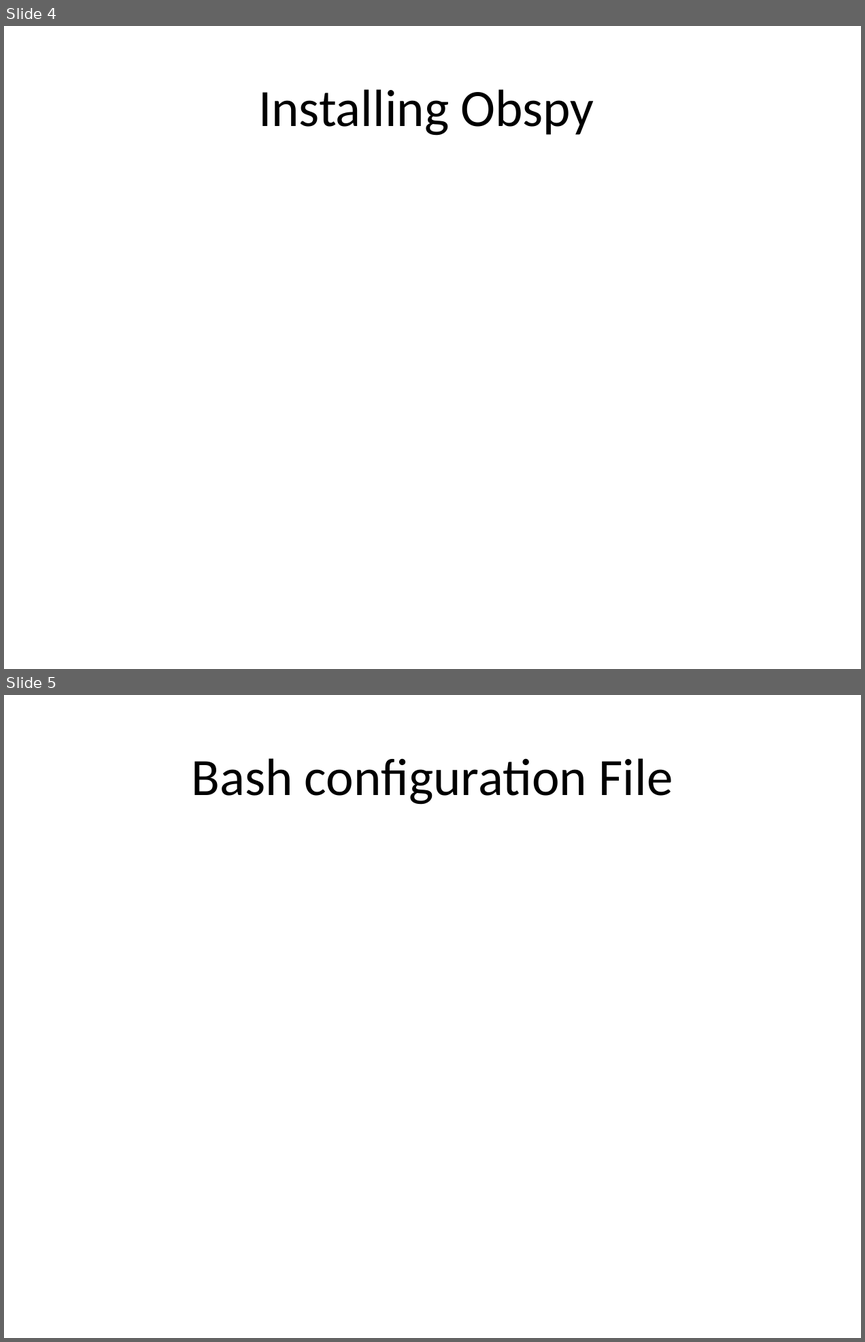
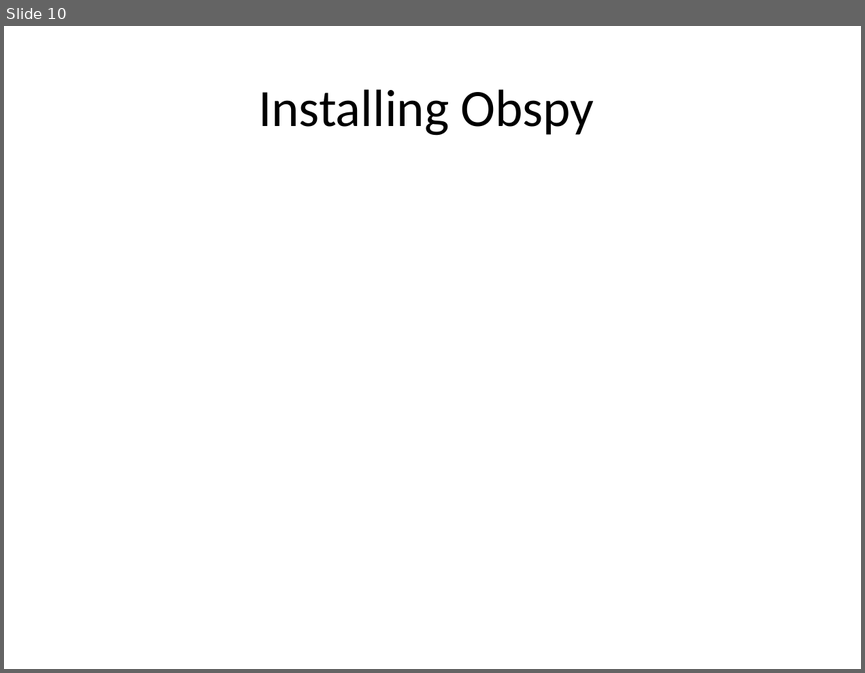
Before and after one commit to lkloh/USArray, a slide deck: InstallingCommonPrograms/InstallingCommonPrograms.pptx. Shown one above the other, each under a label of ours: slides 4 and 5 before the commit, slide 10 after it. The pictures are 865x1342 and 865x673 pixels, drawn with LibreOffice and Linux fonts; fonts in the diff are those of the drawing. Boxes give left, top, right and bottom in pixels: in the first picture for what was removed or moved away, otherwise in the second. Text is boxed around its words. In the diff, an @@ line names an element or a change of style, - is before the commit and + after.

```diff
--- a/InstallingCommonPrograms/InstallingCommonPrograms.pptx
+++ b/InstallingCommonPrograms/InstallingCommonPrograms.pptx
@@ slide 5 removed at [4, 695, 861, 1338], background #FFFFFF @@
@@ title removed at [191, 758, 673, 804] @@
-Bash configuration File
@@ what was slide 4 is now slide 10 @@
```
Also in this commit, not shown: 2 slides changed, 5 slides added, 9 other files.
